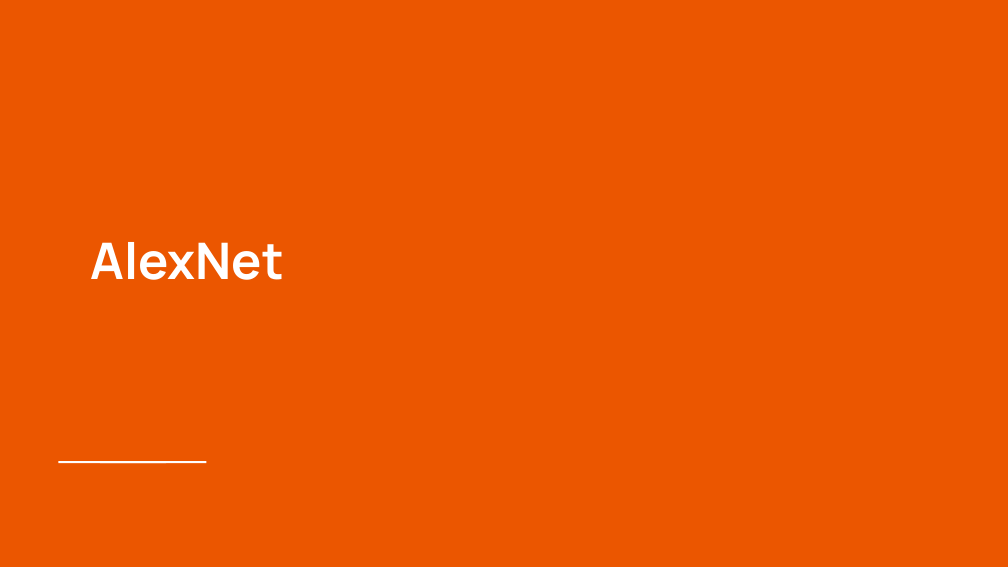
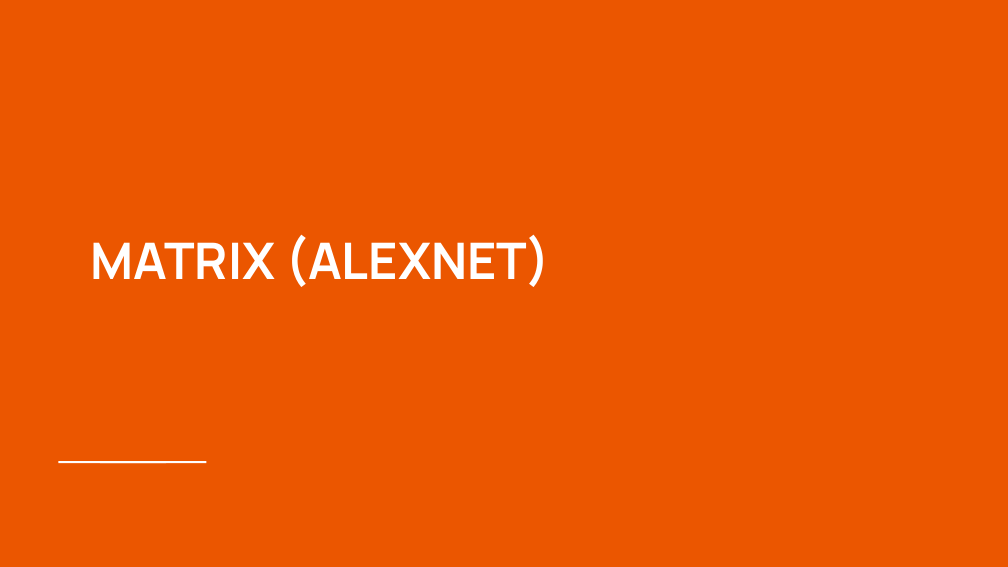
Before and after one commit to RepoGarage/federico-cv2, a slide deck: slide 24 of VISI_KOMPUTER_TRY_ALGORITHM.pptx (slide 39 before the commit). Drawn at 1008x567 pixels with LibreOffice and Linux fonts; fonts in the diff are those of the drawing. Boxes give left, top, right and bottom in pixels: in the first picture for what was removed or moved away, otherwise in the second. Text is boxed around its words. In the diff, an @@ line names an element or a change of style, - is before the commit and + after.

```diff
--- a/VISI_KOMPUTER_TRY_ALGORITHM.pptx
+++ b/VISI_KOMPUTER_TRY_ALGORITHM.pptx
@@ title at (90, 235, 550, 287): text changed @@
-AlexNet
+MATRIX (ALEXNET)
```
Also in this commit, not shown: 7 other slides changed, 31 slides added, 44 slides removed, 15 other files.
